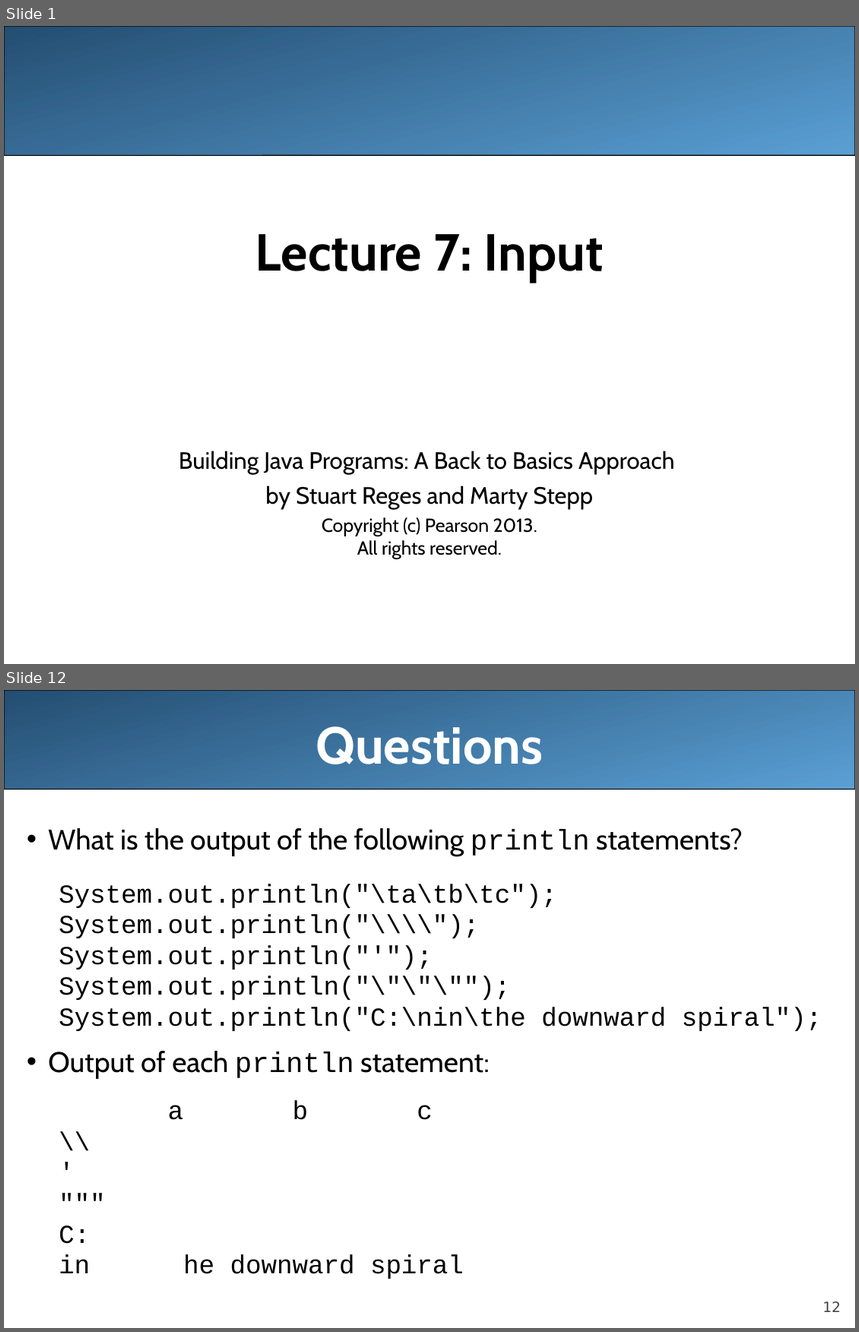
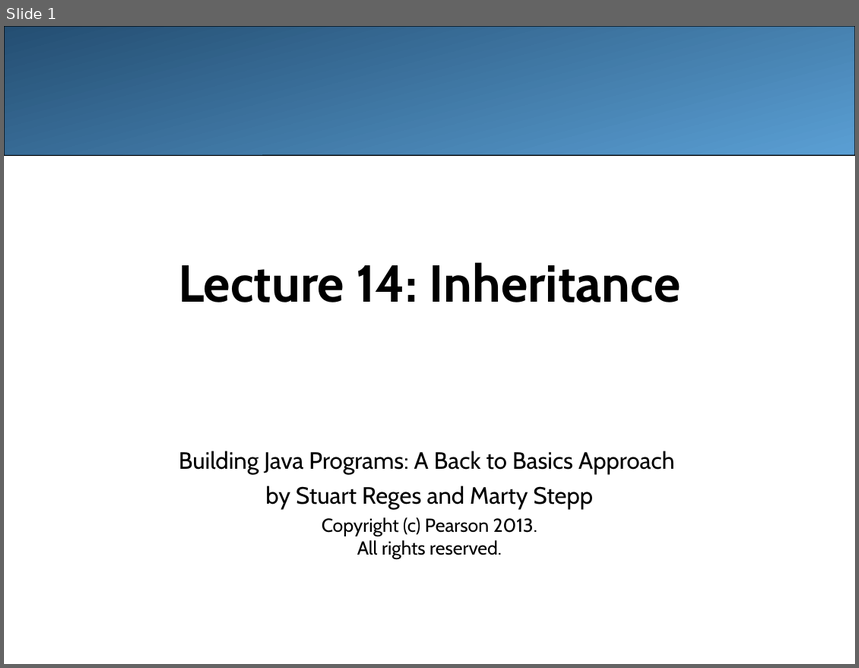
Before and after one commit to LongBaoNguyen/longbaonguyen.github.io, a slide deck: courses/apcsa/lecture14.ppt. Shown one above the other, each under a label of ours: slides 1 and 12 before the commit, slide 1 after it; the slides between them are not shown. The pictures are 859x1332 and 859x668 pixels, drawn with LibreOffice and Linux fonts; fonts in the diff are those of the drawing. Boxes give left, top, right and bottom in pixels: in the first picture for what was removed or moved away, otherwise in the second. Text is boxed around its words. In the diff, an @@ line names an element or a change of style, - is before the commit and + after.

Commit message:
inheritance

```diff
--- a/courses/apcsa/lecture14.ppt
+++ b/courses/apcsa/lecture14.ppt
@@ slide 12 removed at box(4, 690, 855, 1328), background #FFFFFF @@
@@ rounded rectangle removed at box(4, 690, 855, 790) @@
@@ title removed at box(316, 726, 543, 764) @@
-Questions
@@ text removed at box(48, 828, 822, 1279) @@
-• What is the output of the following println statements?
-  System.out.println("\ta\tb\tc");
-  System.out.println("\\\\");
-  System.out.println("'");
-  System.out.println("\"\"\"");
-  System.out.println("C:\nin\the downward spiral");
-• Output of each println statement:
-  a b c
-  \\
-  '
-  """
-  C:
-  in he downward spiral
@@ page number removed at box(823, 1302, 842, 1312) @@
-12
@@ slide 1 changed as well @@
@@ title at box(178, 262, 680, 303): text changed @@
-Lecture 7: Input
+Lecture 14: Inheritance
```
Also in this commit, not shown: 1 other slide changed, 21 slides added, 33 other slides removed, 27 other files.
